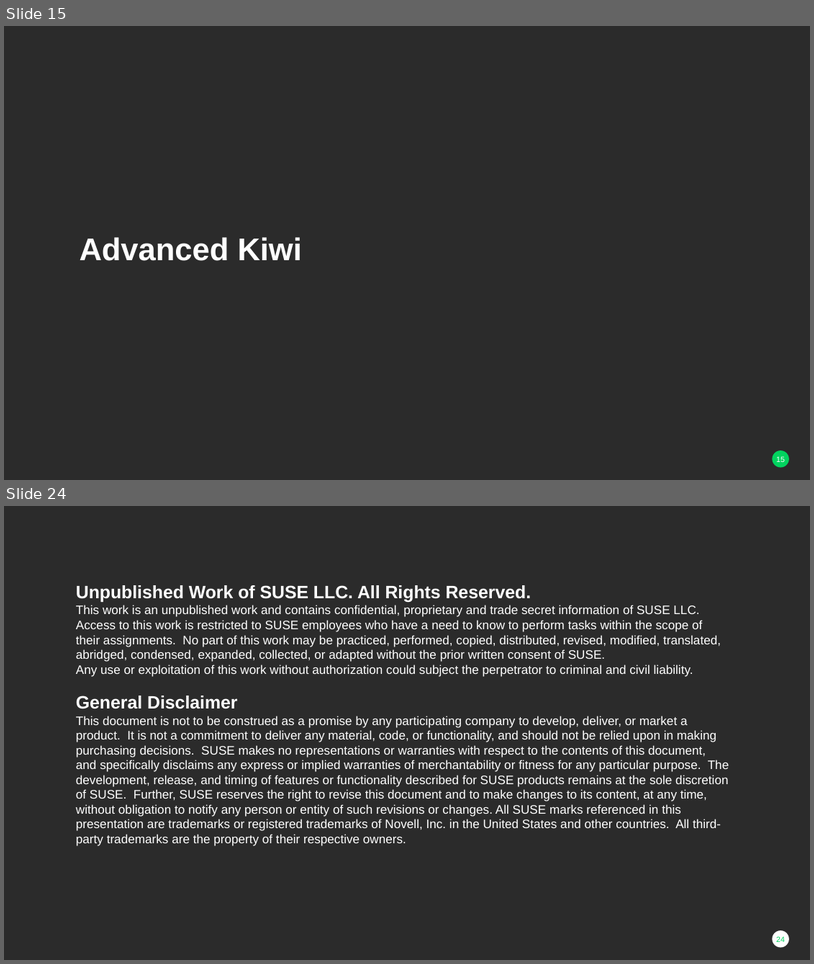
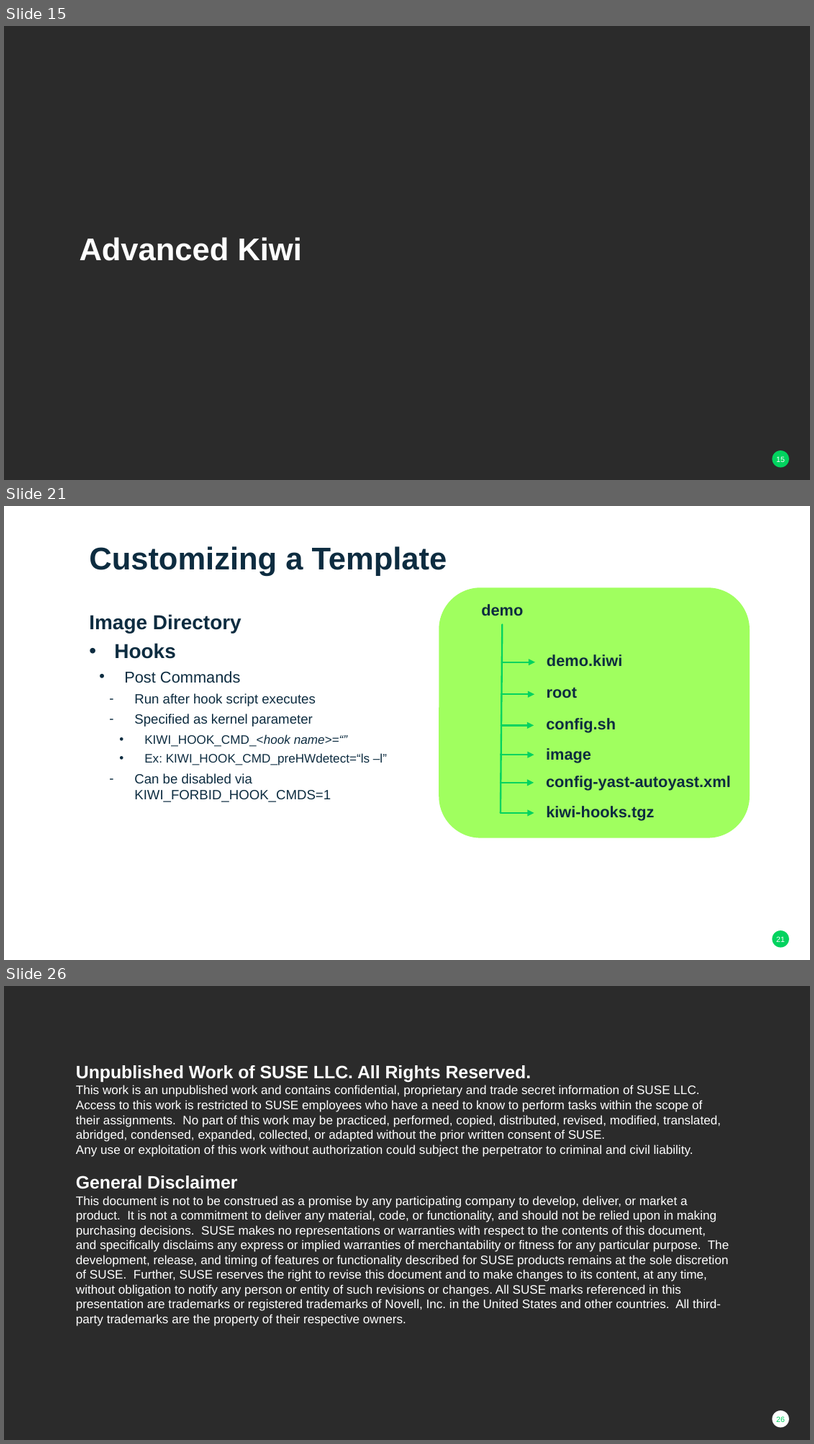
Before and after one commit to darthzen/conferences, a slide deck: susecon/2017/HO126885/HO126885 - Advanced Alchemy Building Gold-Master Images with Kiwi.pptx. Shown one above the other, each under a label of ours: slides 15 and 24 before the commit, slides 15, 21 and 26 after it; the slides between them are not shown. The pictures are 814x964 and 814x1444 pixels, drawn with LibreOffice and Linux fonts; fonts in the diff are those of the drawing; background and template pictures are left out; a plain dark background stands for a picture behind light text. Boxes give left, top, right and bottom in pixels: in the first picture for what was removed or moved away, otherwise in the second. Text is boxed around its words. In the diff, an @@ line names an element or a change of style, - is before the commit and + after.

```diff
--- a/susecon/2017/HO126885/HO126885 - Advanced Alchemy Building Gold-Master Images with Kiwi.pptx
+++ b/susecon/2017/HO126885/HO126885 - Advanced Alchemy Building Gold-Master Images with Kiwi.pptx
@@ slide 21 added at (4,506,810,960), background #FFFFFF; not listed: 1 template element that a slide beside it also shows @@
@@ title added at (89,546,448,576), 28 pt, text #0D2C40, bold @@
+Customizing a Template
@@ text added at (89,614,387,802), 12 pt, text #0D2C40 @@
+Image Directory
+• Hooks
+  • Post Commands
+    – Run after hook script executes
+    – Specified as kernel parameter
+      • KIWI_HOOK_CMD_<hook name>=“”
+      • Ex: KIWI_HOOK_CMD_preHWdetect=“ls –l”
+    – Can be disabled via KIWI_FORBID_HOOK_CMDS=1
@@ group added at (440,587,750,837): 5 texts, 4 arrows, 1 rounded rectangle, 1 line @@
+demo
+demo.kiwi
+root
+config.sh
+image
@@ arrow added from (501, 782) to (534, 782), #02D35F 1.5 pt @@
@@ text added at (546,775,731,790), 14 pt, text #0D2C40, bold @@
+config-yast-autoyast.xml
@@ text added at (546,806,654,821), 14 pt, text #0D2C40, bold @@
+kiwi-hooks.tgz
@@ arrow added from (501, 813) to (535, 813), #02D35F 1.5 pt @@
@@ what was slide 24 is now slide 26 @@
@@ page number at (777,1416,785,1422): text changed @@
-24
+26
```
Also in this commit, not shown: 2 slides changed, 7 other slides added, 6 slides removed.
